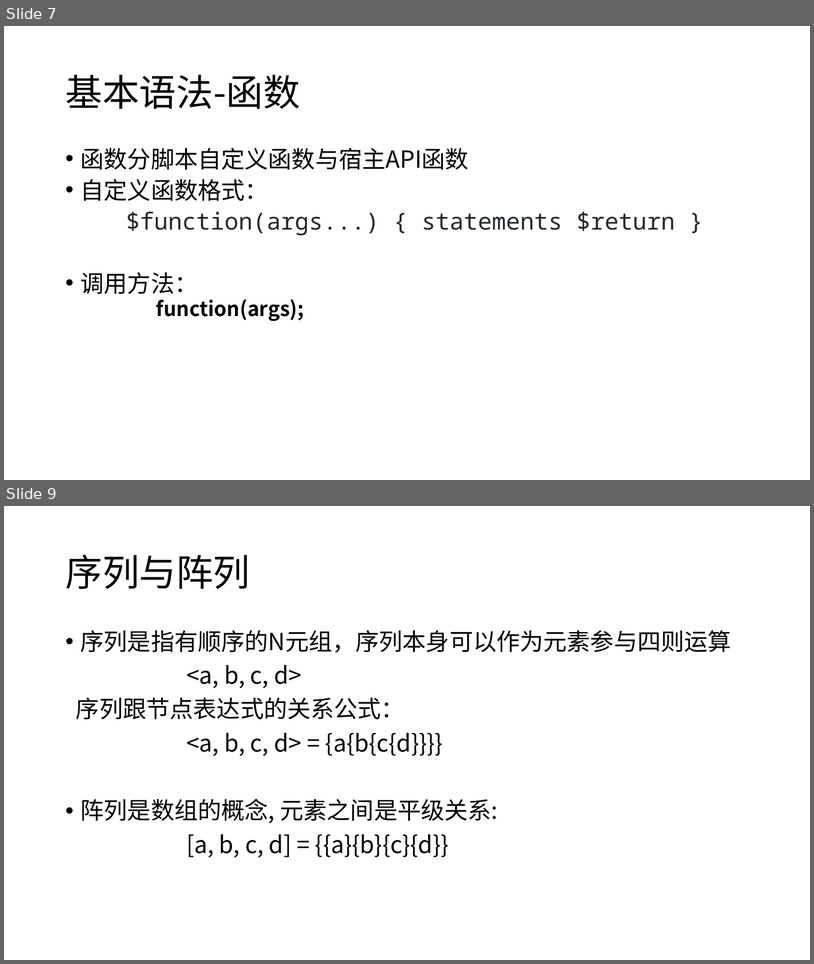
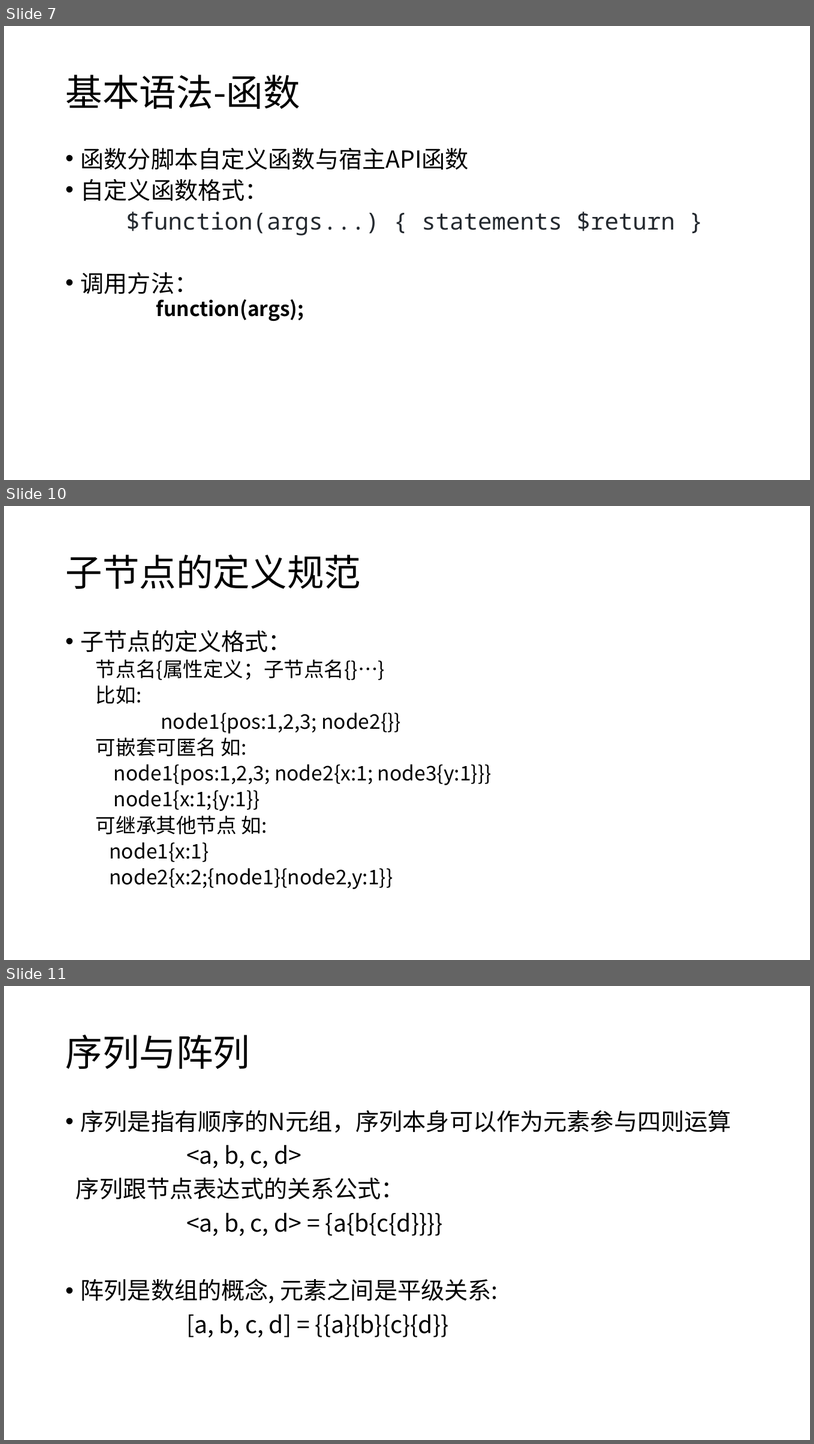
Before and after one commit to panguojun/.PHG., a slide deck: PHG语法手册.pptx. Shown one above the other, each under a label of ours: slides 7 and 9 before the commit, slides 7, 10 and 11 after it; the slides between them are not shown. The pictures are 814x964 and 814x1444 pixels, drawn with LibreOffice and Linux fonts; fonts in the diff are those of the drawing. Boxes give left, top, right and bottom in pixels: in the first picture for what was removed or moved away, otherwise in the second. Text is boxed around its words. In the diff, an @@ line names an element or a change of style, - is before the commit and + after.

```diff
--- a/PHG语法手册.pptx
+++ b/PHG语法手册.pptx
@@ slide 10 added at (x1=4, y1=506, x2=810, y2=960), background #FFFFFF @@
@@ title added at (x1=65, y1=555, x2=361, y2=589), 44 pt, text #000000 @@
+子节点的定义规范
@@ text added at (x1=81, y1=630, x2=492, y2=889), 24 pt, text #000000 @@
+• 子节点的定义格式：
+  节点名{属性定义；子节点名{}…}
+  比如:
+  node1{pos:1,2,3; node2{}}
+  可嵌套可匿名 如:
+  node1{pos:1,2,3; node2{x:1; node3{y:1}}}
+  node1{x:1;{y:1}}
+  可继承其他节点 如:
+  node1{x:1}
+  node2{x:2;{node1}{node2,y:1}}
@@ what was slide 9 is now slide 11 @@
```
Also in this commit, not shown: 4 slides changed, 4 other slides added, 1 slide removed.
